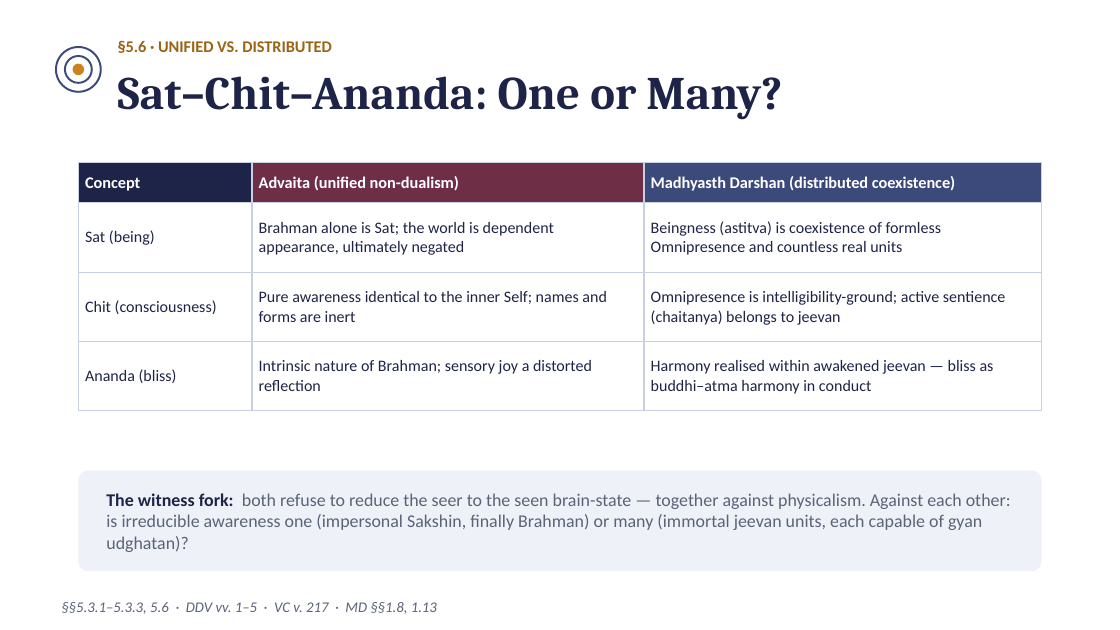
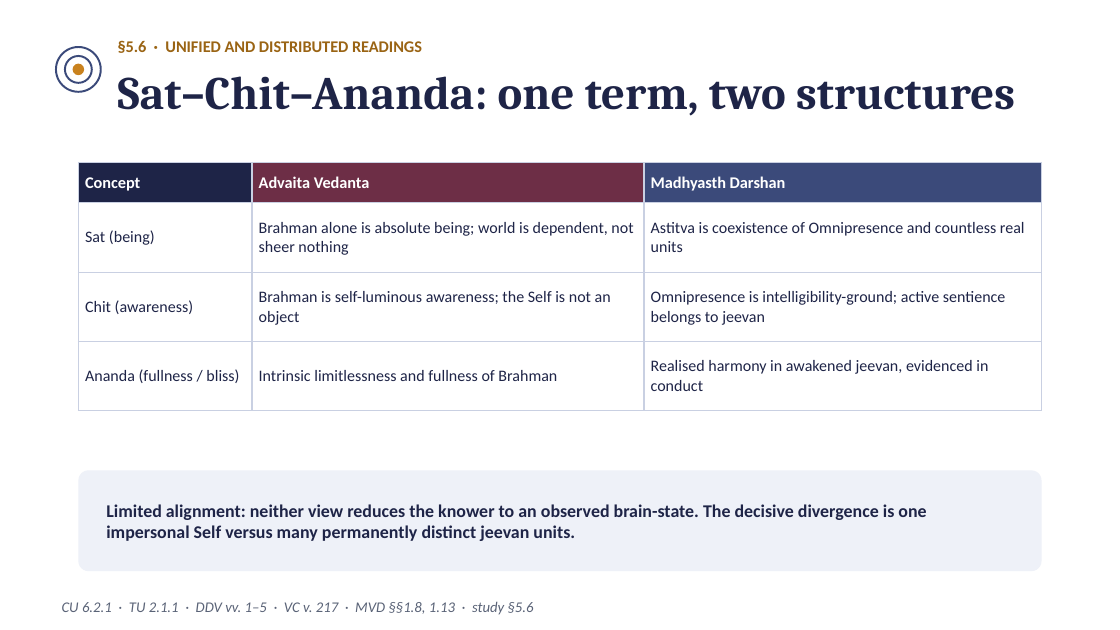
Before and after one commit to raghavamohan/AnalyticMadhyasthDarshan, a slide deck: slide 13 of Studies/The-Ontology-of-Coexistence/Coexistence-in-Comparison-MD-vs-Advaita-Philosophy-Science.pptx (slide 11 before the commit). Drawn at 1120x630 pixels with LibreOffice and Linux fonts; fonts in the diff are those of the drawing. Boxes give left, top, right and bottom in pixels: in the first picture for what was removed or moved away, otherwise in the second. Text is boxed around its words. In the diff, an @@ line names an element or a change of style, - is before the commit and + after.

```diff
--- a/Studies/The-Ontology-of-Coexistence/Coexistence-in-Comparison-MD-vs-Advaita-Philosophy-Science.pptx
+++ b/Studies/The-Ontology-of-Coexistence/Coexistence-in-Comparison-MD-vs-Advaita-Philosophy-Science.pptx
@@ text at (118, 40, 422, 53): text changed @@
-§5.6 · UNIFIED VS. DISTRIBUTED
+§5.6 · UNIFIED AND DISTRIBUTED READINGS
@@ text at (118, 76, 1015, 116): text changed @@
-Sat–Chit–Ananda: One or Many?
+Sat–Chit–Ananda: one term, two structures
@@ table at (78, 162, 1042, 530) @@
-row 1, column 2: Advaita (unified non-dualism)
+row 1, column 2: Advaita Vedanta
-row 1, column 3: Madhyasth Darshan (distributed coexistence)
+row 1, column 3: Madhyasth Darshan
-row 2, column 2: Brahman alone is Sat; the world is dependent appearance, ultimately negated
+row 2, column 2: Brahman alone is absolute being; world is dependent, not sheer nothing
-row 2, column 3: Beingness (astitva) is coexistence of formless Omnipresence and countless real units
+row 2, column 3: Astitva is coexistence of Omnipresence and countless real units
-row 3: Chit (consciousness) | Pure awareness identical to the inner Self; names and forms are inert | Omnipresence is intelligibility-ground; active sentience (chaitanya) belongs to jeevan
+row 3: Chit (awareness) | Brahman is self-luminous awareness; the Self is not an object | Omnipresence is intelligibility-ground; active sentience belongs to jeevan
-row 4: Ananda (bliss) | Intrinsic nature of Brahman; sensory joy a distorted reflection | Harmony realised within awakened jeevan — bliss as buddhi–atma harmony in conduct
+row 4: Ananda (fullness / bliss) | Intrinsic limitlessness and fullness of Brahman | Realised harmony in awakened jeevan, evidenced in conduct
@@ text at (106, 504, 926, 541): text changed; text colour #5A6377 to #1E2447; bold on @@
-The witness fork: both refuse to reduce the seer to the seen brain-state — together against physicalism. Against each other: is irreducible awareness one (impersonal Sakshin, finally Brahman) or many (immortal jeevan units, each capable of gyan udghatan)?
+Limited alignment: neither view reduces the knower to an observed brain-state. The decisive divergence is one impersonal Self versus many permanently distinct jeevan units.
@@ text at (62, 602, 534, 614): text changed @@
-§§5.3.1–5.3.3, 5.6 · DDV vv. 1–5 · VC v. 217 · MD §§1.8, 1.13
+CU 6.2.1 · TU 2.1.1 · DDV vv. 1–5 · VC v. 217 · MVD §§1.8, 1.13 · study §5.6
```
Also in this commit, not shown: 8 other slides changed, 9 slides added, 7 slides removed.
